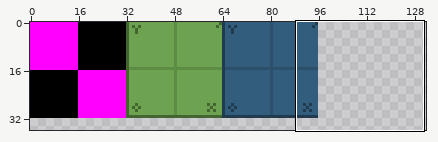
Sprite sheet: 3D_Snake_OpenGL/3D_Snake/res/block.png. The first picture is a wide view before the edit; the outline marks the close-up.
Close-up. As it was:
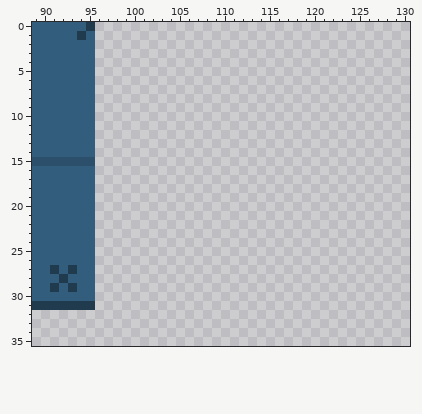
The file is 512x512 pixels. Shown: x 89..130, y 0..35. The wide view leaves out empty margins.
After:
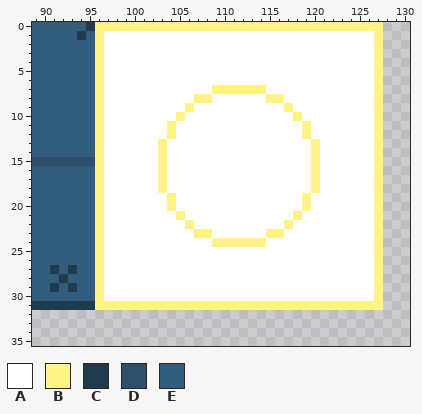
Palette (. is transparent): A #ffffff  B #fff382  C #203a4e  D #2c506b  E #335d7c
The edit:
There is now colour A in rows 1 to 6 at x 97 to 126; in row 7 at x 97 to 108 and 115 to 126; in row 8 at x 97 to 106, 109 to 114 and 117 to 126; in row 9 at x 97 to 105, 107 to 116 and 118 to 126; in row 10 at x 97 to 104, 106 to 117 and 119 to 126; in rows 11 to 12 at x 97 to 103, 105 to 118 and 120 to 126.
There is now colour A in rows 13 to 18 at x 97 to 102, 104 to 119 and 121 to 126; in rows 19 to 20 at x 97 to 103, 105 to 118 and 120 to 126; in row 21 at x 97 to 104, 106 to 117 and 119 to 126; in row 22 at x 97 to 105, 107 to 116 and 118 to 126; in row 23 at x 97 to 106, 109 to 114 and 117 to 126; in row 24 at x 97 to 108 and 115 to 126.
There is now colour A in rows 25 to 30 at x 97 to 126.
There is now colour B in row 0 at x 96 to 127; in rows 1 to 6 at x 96 and 127; in row 7 at x 96, 109 to 114 and 127; in row 8 at x 96, 107 to 108, 115 to 116 and 127; in row 9 at x 96, 106, 117 and 127; in row 10 at x 96, 105, 118 and 127.
There is now colour B in rows 11 to 12 at x 96, 104, 119 and 127; in rows 13 to 18 at x 96, 103, 120 and 127; in rows 19 to 20 at x 96, 104, 119 and 127; in row 21 at x 96, 105, 118 and 127; in row 22 at x 96, 106, 117 and 127; in row 23 at x 96, 107 to 108, 115 to 116 and 127.
There is now colour B in row 24 at x 96, 109 to 114 and 127; in rows 25 to 30 at x 96 and 127; in row 31 at x 96 to 127.
Boxes around the changes in both close-ups, in picture pixels (x1, y1, x2, y2):
added: (95, 22, 383, 310)
